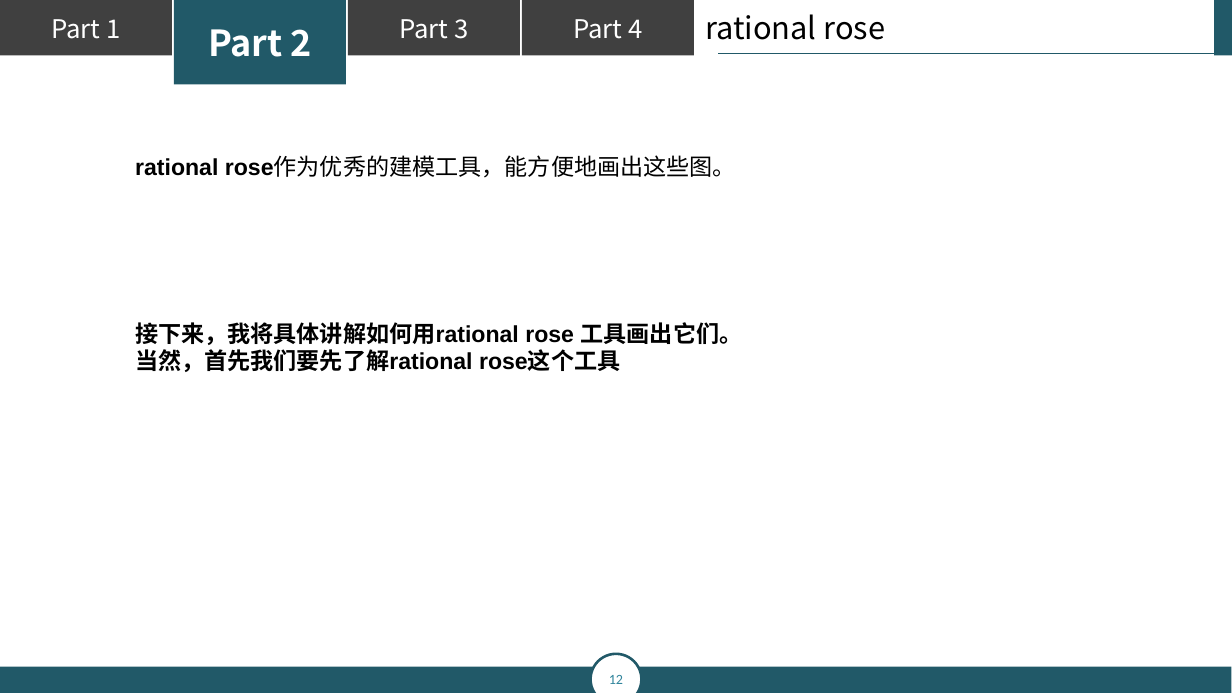
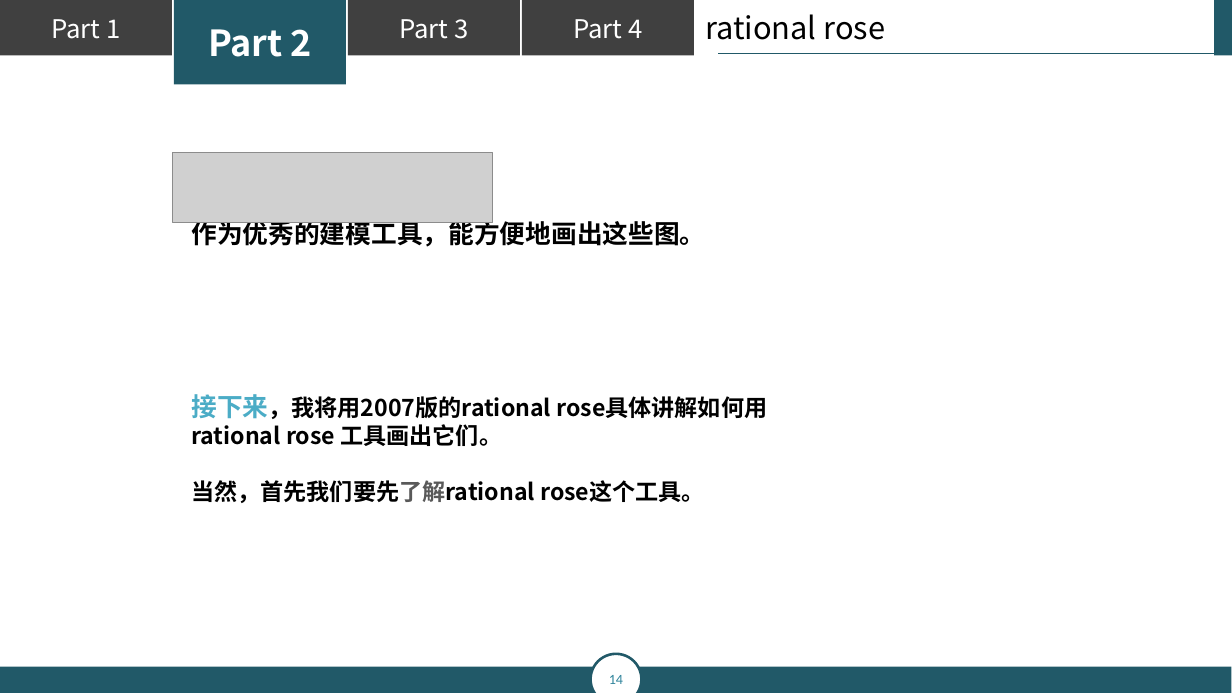
Before and after one commit to popopoi/PRD2018-G07, a slide deck: slide 14 of 翻转课堂PPT/PRD2018-G07-第五周翻转课堂PPT.pptx (slide 12 before the commit). Drawn at 1232x693 pixels with LibreOffice and Linux fonts; fonts in the diff are those of the drawing; grey boxes stand for pictures. Boxes give left, top, right and bottom in pixels: in the first picture for what was removed or moved away, otherwise in the second. Text is boxed around its words. In the diff, an @@ line names an element or a change of style, - is before the commit and + after.

```diff
--- a/翻转课堂PPT/PRD2018-G07-第五周翻转课堂PPT.pptx
+++ b/翻转课堂PPT/PRD2018-G07-第五周翻转课堂PPT.pptx
@@ picture added at (x1=173, y1=152, x2=493, y2=223) @@
@@ text at (x1=191, y1=217, x2=767, y2=503): text changed; font Arial to Noto Sans CJK SC @@
-rational rose作为优秀的建模工具，能方便地画出这些图。
-接下来，我将具体讲解如何用rational rose 工具画出它们。
-当然，首先我们要先了解rational rose这个工具
+作为优秀的建模工具，能方便地画出这些图。
+接下来，我将用2007版的rational rose具体讲解如何用
+rational rose 工具画出它们。
+当然，首先我们要先了解rational rose这个工具。
@@ page number at (x1=609, y1=675, x2=623, y2=684): text changed @@
-12
+14
```
Also in this commit, not shown: 26 other slides changed, 9 slides added.
